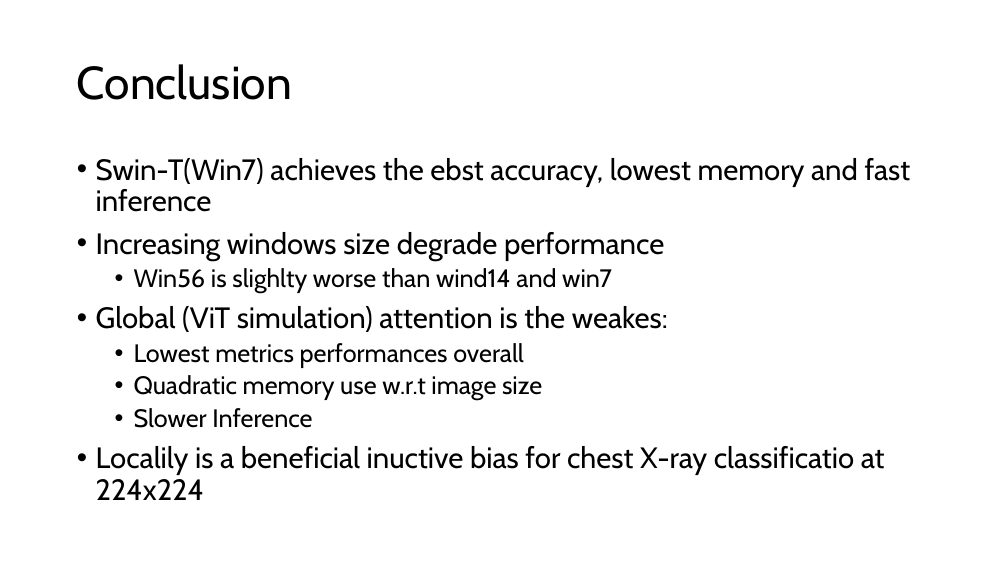
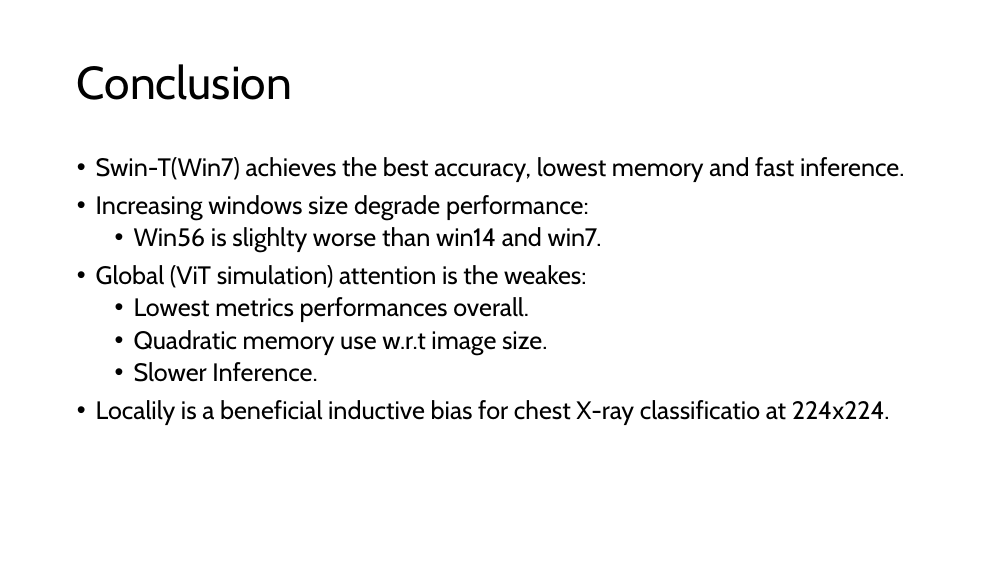
Before and after one commit to ma3ti/Swin-transformer-ChestXray, a slide deck: slide 20 of Swin.pptx (slide 26 before the commit). Drawn at 1008x567 pixels with LibreOffice and Linux fonts; fonts in the diff are those of the drawing. Boxes give left, top, right and bottom in pixels: in the first picture for what was removed or moved away, otherwise in the second. Text is boxed around its words. In the diff, an @@ line names an element or a change of style, - is before the commit and + after.

```diff
--- a/Swin.pptx
+++ b/Swin.pptx
@@ text at (96,157,904,252): text changed; size 28 to 24 pt @@
-• Swin-T(Win7) achieves the ebst accuracy, lowest memory and fast inference
-• Increasing windows size degrade performance
-  • Win56 is slighlty worse than wind14 and win7
+• Swin-T(Win7) achieves the best accuracy, lowest memory and fast inference.
+• Increasing windows size degrade performance:
+  • Win56 is slighlty worse than win14 and win7.
@@ text at (96,265,586,288): size 28 to 24 pt in "Global (ViT simulation) attention is the weakes:" @@
@@ text at (96,297,890,425): text changed @@
-  • Lowest metrics performances overall
-  • Quadratic memory use w.r.t image size
-  • Slower Inference
-• Localily is a beneficial inuctive bias for chest X-ray classificatio at 224x224
+  • Lowest metrics performances overall.
+  • Quadratic memory use w.r.t image size.
+  • Slower Inference.
+• Localily is a beneficial inductive bias for chest X-ray classificatio at 224x224.
```
Also in this commit, not shown: 13 other slides changed, 4 slides added, 10 slides removed, 18 other files.
